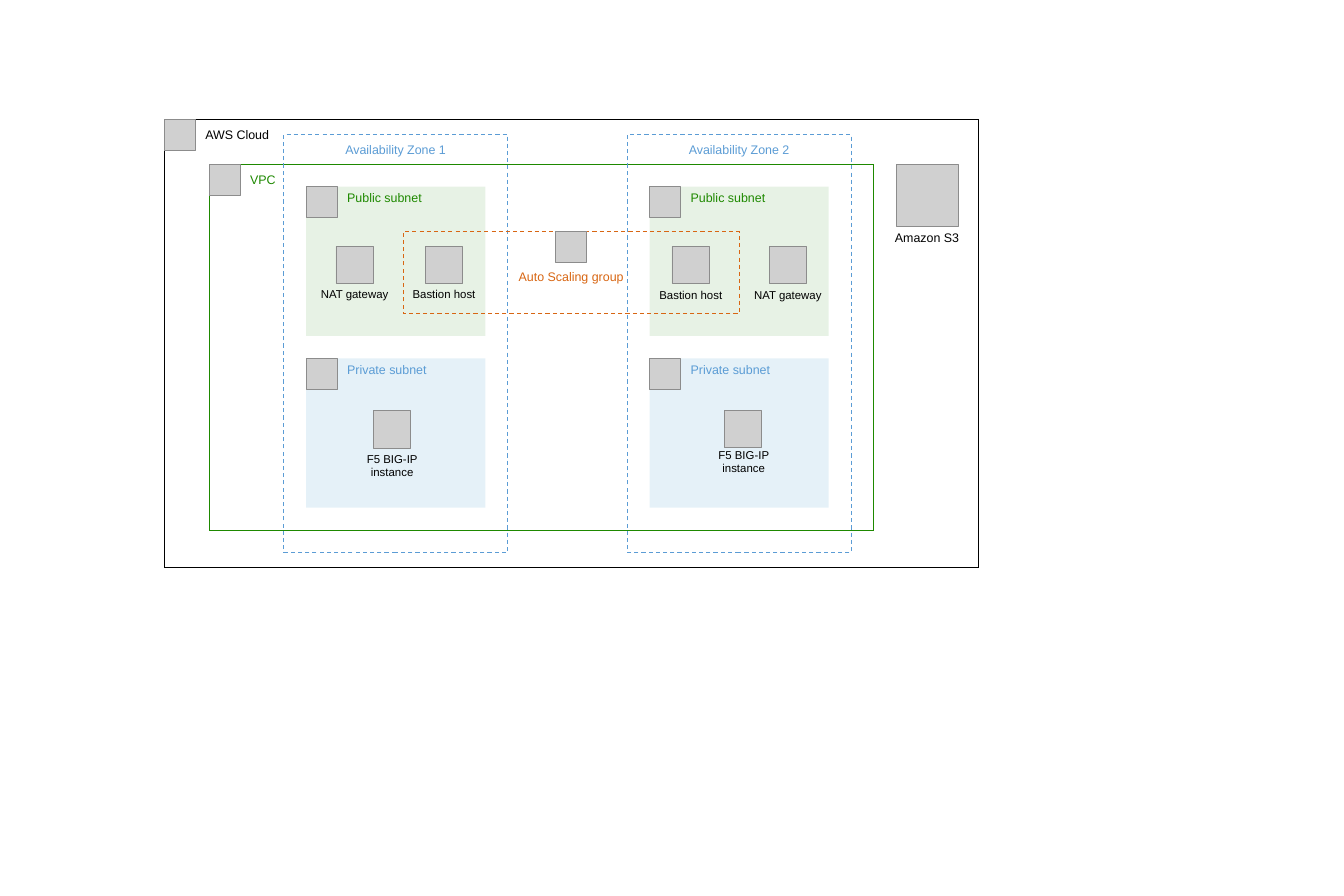
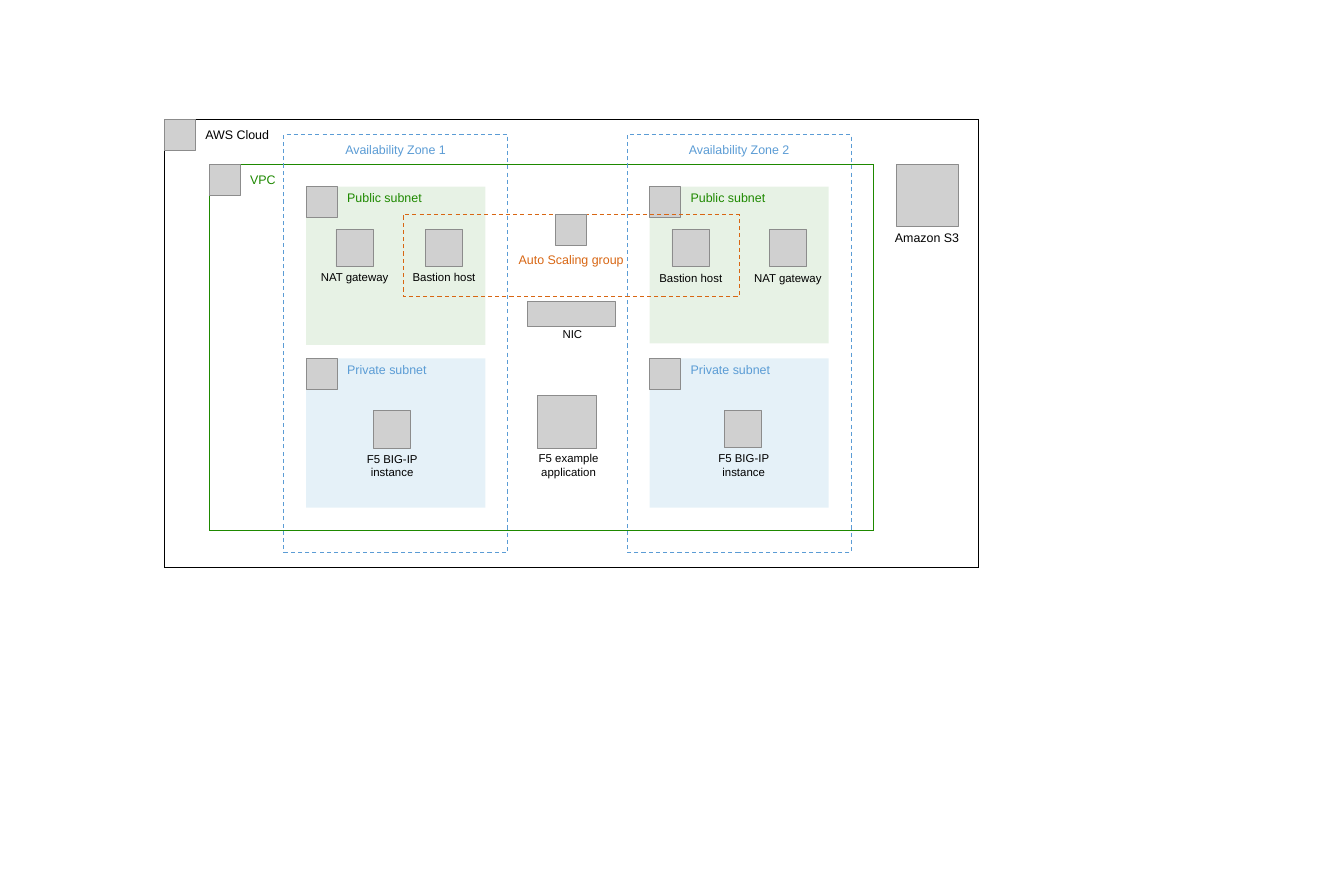
Before and after one commit to aws-quickstart/quickstart-f5-big-ip-virtual-edition-ha, a slide deck: slide 1 of docs/deployment_guide/images/f5-big-ip-virtual-edition-architecture-diagram.pptx. Drawn at 1344x896 pixels with LibreOffice and Linux fonts; fonts in the diff are those of the drawing; grey boxes stand for pictures. Boxes give left, top, right and bottom in pixels: in the first picture for what was removed or moved away, otherwise in the second. Text is boxed around its words. In the diff, an @@ line names an element or a change of style, - is before the commit and + after.

```diff
--- a/docs/deployment_guide/images/f5-big-ip-virtual-edition-architecture-diagram.pptx
+++ b/docs/deployment_guide/images/f5-big-ip-virtual-edition-architecture-diagram.pptx
@@ rectangle "Public subnet": place and size @@
-rectangle "Public subnet" at box(306, 187, 485, 336)
+rectangle "Public subnet" at box(306, 187, 485, 345)
@@ rectangle "Public subnet": place and size @@
-rectangle "Public subnet" at box(650, 187, 829, 336)
+rectangle "Public subnet" at box(650, 187, 829, 343)
@@ 5 pictures, 4 texts, 1 rectangle: place and size @@
-5 pictures, 4 texts, 1 rectangle at box(321, 231, 822, 314)
+5 pictures, 4 texts, 1 rectangle at box(321, 214, 822, 296)
@@ picture added at box(527, 301, 615, 326) @@
@@ text added at box(563, 330, 583, 338), 11 pt, text #000000 @@
+NIC
@@ picture added at box(538, 396, 597, 449) @@
@@ text "F5 BIG-IP instance": place and size @@
-text "F5 BIG-IP instance" at box(718, 451, 769, 472)
+text "F5 BIG-IP instance" at box(718, 454, 769, 476)
@@ text added at box(539, 454, 598, 479), 11 pt, text #000000 @@
+F5 example application
```
Also in this commit, not shown: 7 other files.
